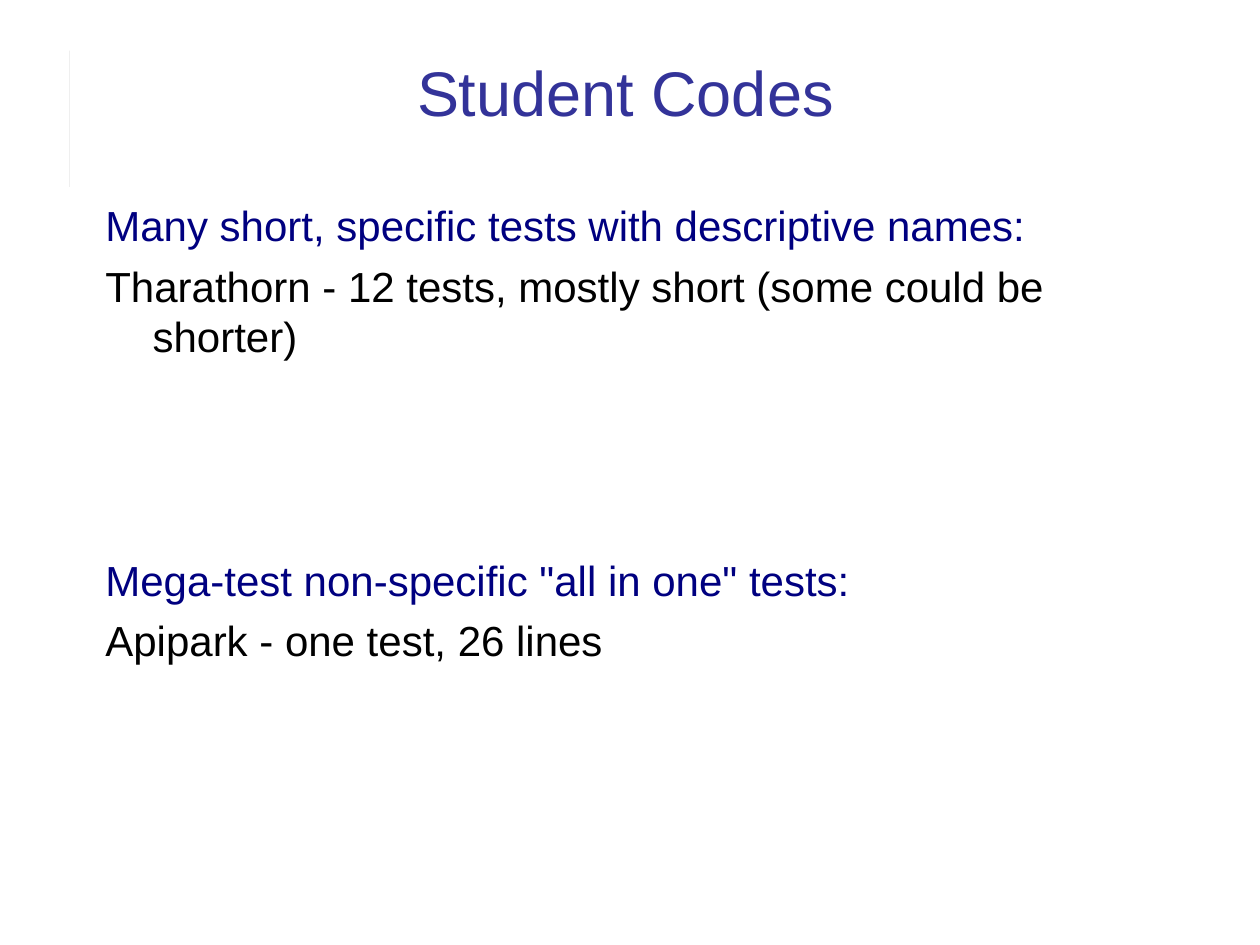
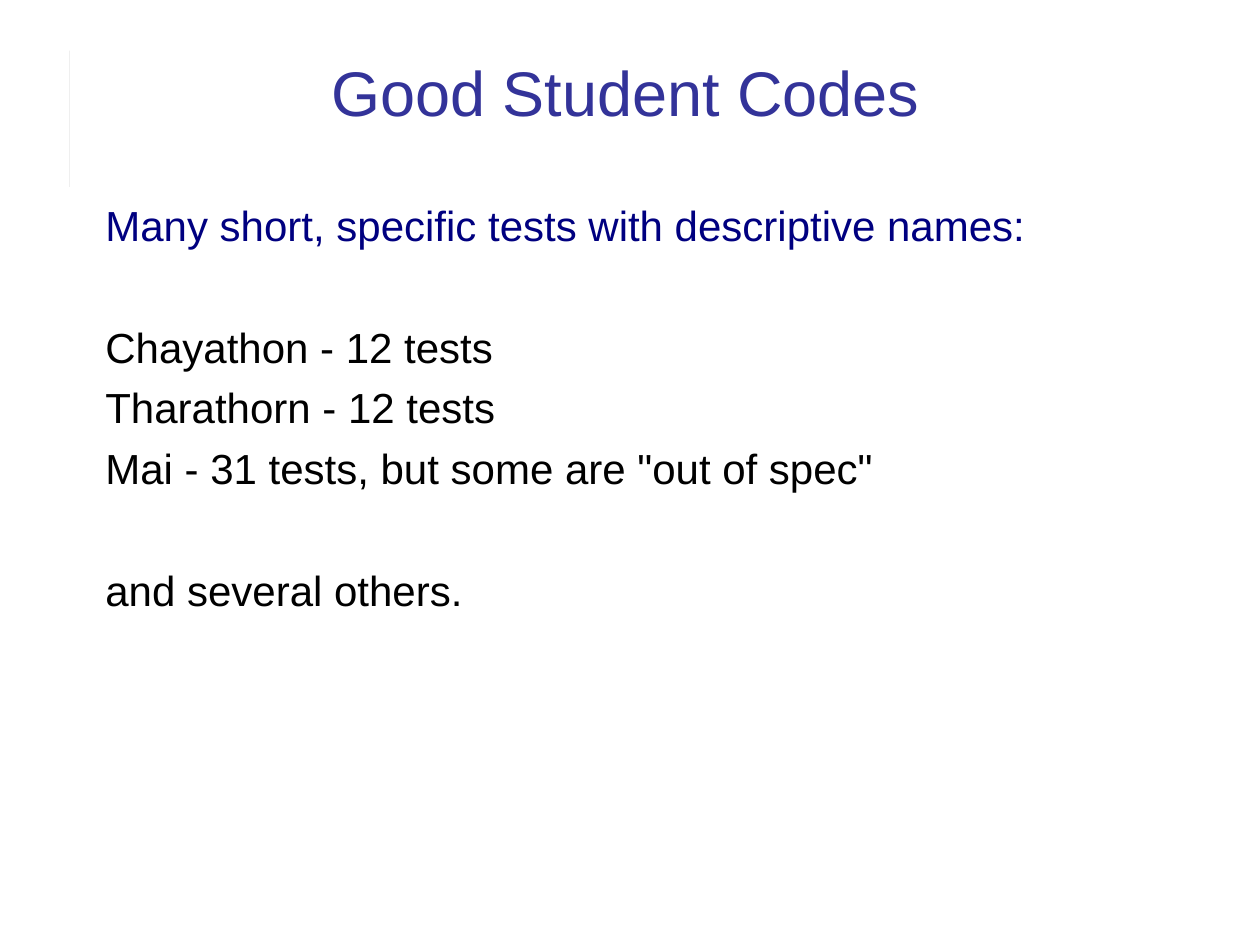
Before and after one commit to cpske/ISP, a slide deck: slide 16 of assignment/feedback/LabExam1-feedback.odp (slide 15 before the commit). Drawn at 1260x945 pixels with LibreOffice and Linux fonts; fonts in the diff are those of the drawing. Boxes give left, top, right and bottom in pixels: in the first picture for what was removed or moved away, otherwise in the second. Text is boxed around its words. In the diff, an @@ line names an element or a change of style, - is before the commit and + after.

```diff
--- a/assignment/feedback/LabExam1-feedback.odp
+++ b/assignment/feedback/LabExam1-feedback.odp
@@ title at (331,70,919,117): text changed @@
-Student Codes
+Good Student Codes
@@ text at (105,332,873,607): text changed @@
-Tharathorn - 12 tests, mostly short (some could be shorter)
-Mega-test non-specific "all in one" tests:
-Apipark - one test, 26 lines
+Chayathon - 12 tests
+Tharathorn - 12 tests
+Mai - 31 tests, but some are "out of spec"
+and several others.
```
Also in this commit, not shown: 8 other slides changed, 15 slides added, 2 other files.
